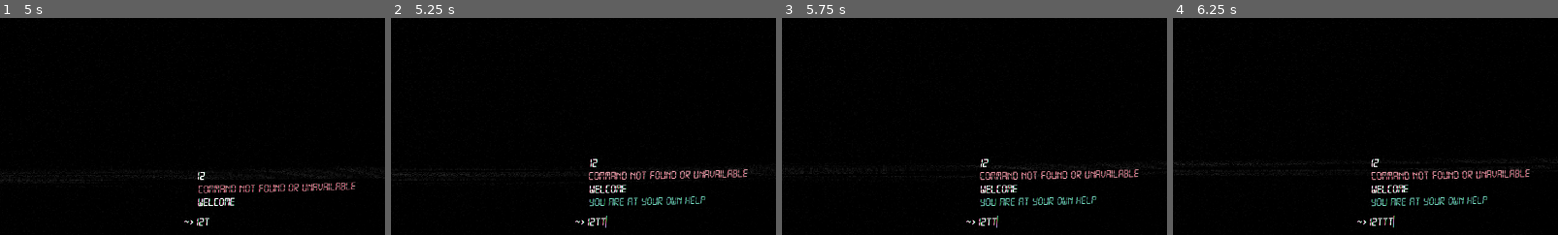
Above: before the commit, frames 1-4 (left to right).
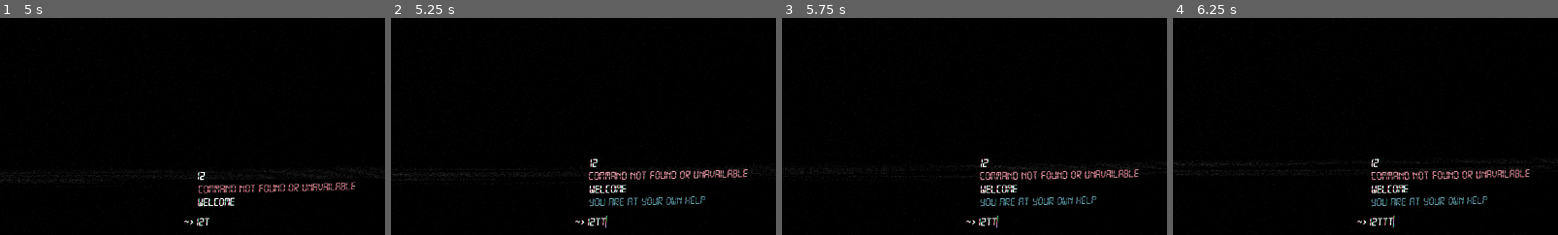
Above: after the commit, the same moments.

Repository: jwikiera/ggj23_root
Game: Godot game, scene res://Scenes/MainScene.tscn
The game is run twice, just before and just after one commit, with the same random seed, the same clock (stepped at 60 frames per second) and the same inputs.
Inputs (mouse positions are % of the whole screen's width and height, from its top left):
- Up to frame 1 (5 s): click (88, 98) at 0.52 s; type "12" at 0.6 s; tap Enter at 1.25 s; hold Right (ui_right) 1.28-2.03 s; tap T every 0.75 s from 1.35 to 4.35 s; hold Down (console_down) 2.03-2.78 s; hold Right (ui_right) 2.78-3.53 s; hold Up (console_up) 3.53-4.28 s; hold Left (ui_left) from 4.28 s (still down)
- Up to frame 2 (5.25 s): keep holding Left (ui_left); tap T at 5.1 s
- Up to frame 3 (5.75 s): keep holding Left (ui_left)
- Up to frame 4 (6.25 s): release Left (ui_left) at 5.78 s; hold Down (console_down) from 5.78 s (still down); tap T at 5.85 s
The pictures show only the part of the screen within x 47-97%, y 50-100%; the shares and areas given below are measured in that part.

Frame 1 is identical in both runs. In frame 2, 0.3% of the frame differs, in the area x 51-82%, y 82-87%; in frame 3, 0.3%; in frame 4, 0.3%.

Commit message:
Tutorial commande et gameplay

Diff:
--- a/godot_project/Elements/Element.gd
+++ b/godot_project/Elements/Element.gd
@@ -17,7 +17,8 @@
 	PASSWORD,
 	CHECKPOINT_FILE,
 	CHECKPOINT_ELEMENT,
-	PRIVILEDGE
+	PRIVILEDGE,
+	TUTO
 }
 var type
 
--- a/godot_project/Elements/Folder.gd
+++ b/godot_project/Elements/Folder.gd
@@ -105,6 +105,7 @@
 						_password_access,
 						_is_zipped)
 		child.password_content=_password_content
+		child.position_grid = Globals.get_position_randomly(self)
 		children.append(child)
 
 func addCheckpointFile(_position:Vector2, _protection_level=Element.Protection.JAUNE, _password="", _is_zipped=false):
@@ -119,6 +120,7 @@
 						_protection_level,
 						_password,
 						_is_zipped)
+		child.position_grid = Globals.get_position_randomly(self)
 		children.append(child)
 
 func addCheckpointElement(_position:Vector2):
@@ -130,6 +132,7 @@
 		child.Initialize(self,
 						_position,
 						Element.Type.CHECKPOINT_ELEMENT)
+		child.position_grid = Globals.get_position_randomly(self)
 		children.append(child)
 
 func addPriviledge(_position:Vector2, _priviledge_level, _protection_level=Element.Protection.JAUNE, _password="", _is_zipped=false):
@@ -145,8 +148,25 @@
 						_password,
 						_is_zipped)
 		child.priviledge_level = _priviledge_level
-		children.append(child)
-
+		child.position_grid = Globals.get_position_randomly(self)
+		children.append(child)
+
+func addTuto(_position:Vector2, command, explanation:String, _protection_level=Element.Protection.JAUNE, _password="", _is_zipped=false):
+
+		var scene_folder = load("res://Elements/TutoFile.tscn")
+		var child = scene_folder.instance()
+		#var child = PriviledgeFile.new()
+
+		child.Initialize(self,
+						_position,
+						Element.Type.TUTO,
+						_protection_level,
+						_password,
+						_is_zipped)
+		child.command = command
+		child.explanation=explanation
+		child.position_grid = Globals.get_position_randomly(self)
+		children.append(child)
 
 ######################
 # ACCESSEURS BASIQUE #
--- /dev/null
+++ b/godot_project/Elements/TutoFile.gd
@@ -0,0 +1,19 @@
+extends Element
+
+class_name TutoFile
+
+var command
+var explanation:String
+# Declare member variables here. Examples:
+# var a = 2
+# var b = "text"
+
+
+# Called when the node enters the scene tree for the first time.
+func _ready():
+	pass # Replace with function body.
+
+
+# Called every frame. 'delta' is the elapsed time since the previous frame.
+#func _process(delta):
+#	pass
--- /dev/null
+++ b/godot_project/Elements/TutoFile.tscn
@@ -0,0 +1,10 @@
+[gd_scene load_steps=3 format=2]
+
+[ext_resource path="res://Elements/TutoFile.gd" type="Script" id=1]
+[ext_resource path="res://Scenes/square-16.png" type="Texture" id=2]
+
+[node name="TutoFile" type="Node2D"]
+script = ExtResource( 1 )
+
+[node name="Sprite" type="Sprite" parent="."]
+texture = ExtResource( 2 )
--- a/godot_project/Scripts/Commands.gd
+++ b/godot_project/Scripts/Commands.gd
@@ -80,6 +80,13 @@
 		Globals.player.add_privilege(element.priviledge_level)
 		Globals.console.send_log("YELLOW:Privilege added")
 		element.delete()
+	elif element!=null and element.type==Element.Type.TUTO:
+		if element.command!='':
+			Globals.console.send_log("YELLOW:New command learned: "+element.command)
+			Globals.enable_command(element.command)
+		if element.explanation!="":
+			Globals.console.send_log("CYAN:New command learned: "+element.explanation)
+		element.delete()
 	else:
 		#pas sur un dossier
 		Globals.console.send_log("RED:Not a file")
@@ -160,6 +167,7 @@
 	Globals.console.send_log('Connection with sytem established')
 	Globals.enable_command('cd')
 	Globals.enable_command('move')
+	Globals.enable_command('download')
 	emit_signal("start_game")
 
 func command_toggle_shader():
--- a/godot_project/Scripts/MainScene.gd
+++ b/godot_project/Scripts/MainScene.gd
@@ -56,6 +56,8 @@
 	# retirer mot de passe
 	Globals.current_folder.password_access=""
 
+	print("POS : ")
+	print(Globals.current_folder )
 	#placer joueur au bon endroit (étape 2 et fin)
 	Globals.player.set_position(GridUtils.get_physical_coords_of_grid_index(Globals.current_folder, Globals.player_coords))
 	#GridUtils.compensate_scale_pos(Globals.player.get_node("Sprite"), Globals.current_folder)
@@ -100,7 +102,7 @@
 	Globals.current_folder.initialize_scene(self)
 	add_child(Globals.player)
 
-	Globals.player_coords = Vector2(int(Globals.current_folder.cell_amount_x / 2), int(Globals.current_folder.cell_amount_y / 2))
+	Globals.player_coords = Globals.get_position_randomly(Globals.current_folder)
 	Globals.player.set_position(GridUtils.get_physical_coords_of_grid_index(Globals.current_folder, Globals.player_coords))
 	GridUtils.scale_sprite_node(Globals.player.get_node("Sprite"), Globals.current_folder)
 	GridUtils.compensate_scale_pos(Globals.player.get_node("Sprite"), Globals.current_folder)
--- a/godot_project/Singletons/Globals.gd
+++ b/godot_project/Singletons/Globals.gd
@@ -25,8 +25,8 @@
 	"RED": Color('#D45769'),
 	"GREEN": Color(0, 1, 0),
 	"YELLOW": Color('#E69D45'),
-	"CYAN": Color('#30B695'),
-	"WHITE": Color(1, 1, 1)
+	"CYAN": Color('#308695'),
+	"WHITE": Color('#D4CFC9')
 }
 
 
@@ -35,6 +35,12 @@
 	'engage': false,
 	'move': false,
 	'cd': false,
+	'download': false,
+	'passwords':false,
+	'unzip':false,
+	'checkpoint': false,
+	'pause':false,
+	'play':false,
 	'exit': true
 }
 
@@ -169,7 +175,7 @@
 	elif level==5:
 		# DOSSIER 1 (TUTO CHECKPOINT)
 		addFolder(dossier, Vector2(0,0))
-		#dossier.lastChildren().addTuto(<Checkpoint>)
+		#dossier.lastChildren().addTuto(Vector2(0,0), 'checkpoint', "")
 
 		# DOSSIER 2 (Vide )
 		addFolder(dossier, Vector2(0,0))
@@ -184,13 +190,14 @@
 
 		# DOSSIER 5 (Suite du chemin)
 		addFolder(dossier, Vector2(0,0), Element.Protection.JAUNE, "password1")
+		#dossier.lastChildren().addTuto(Vector2(0,0), 'unzip', "")
 		generate_sous_dossier(dossier.lastChildren(), level-1)
 
 	elif level==4:
 		# DOSSIER 1 (Privilège orange)
 		addFolder(dossier, Vector2(0,0), Element.Protection.JAUNE, "", true)
 		dossier.lastChildren().addPriviledge(Vector2(0,0), Element.Protection.ORANGE)
-		#dossier.lastChildren().addTuto(<Priviledge>)
+		dossier.lastChildren().addTuto(Vector2(0,0), '', "You can access more folders with higher privileges")
 
 		# DOSSIER 2 (Mot de passe)
 		addFolder(dossier, Vector2(0,0), Element.Protection.ORANGE)
@@ -202,7 +209,7 @@
 
 		# DOSSIER 4 (Tuto back)
 		addFolder(dossier, Vector2(0,0), Element.Protection.JAUNE, "", true)
-		#dossier.lastChildren().addTuto(<Back>)
+		dossier.lastChildren().addTuto(Vector2(0,0), '', "Go through commands history with KEY_UP and KEY_DOWN")
 
 		# DOSSIER 5 (Suite du chemin)
 		addFolder(dossier, Vector2(0,0))
@@ -212,6 +219,7 @@
 		# DOSSIER 1 (Password)
 		addFolder(dossier, Vector2(0,0))
 		dossier.lastChildren().addPassword(Vector2(0,0), "password1" )
+		dossier.lastChildren().addTuto(Vector2(0,0), 'passwords', "")
 
 		# DOSSIER 2 (Tuto Tab)
 		addFolder(dossier, Vector2(0,0))
--- a/godot_project/project.godot
+++ b/godot_project/project.godot
@@ -38,6 +38,11 @@
 "class": "PriviledgeFile",
 "language": "GDScript",
 "path": "res://Elements/PriviledgeFile.gd"
+}, {
+"base": "Element",
+"class": "TutoFile",
+"language": "GDScript",
+"path": "res://Elements/TutoFile.gd"
 } ]
 _global_script_class_icons={
 "CheckpointElement": "",
@@ -45,7 +50,8 @@
 "Element": "",
 "Folder": "",
 "PasswordFile": "",
-"PriviledgeFile": ""
+"PriviledgeFile": "",
+"TutoFile": ""
 }
 
 [application]
